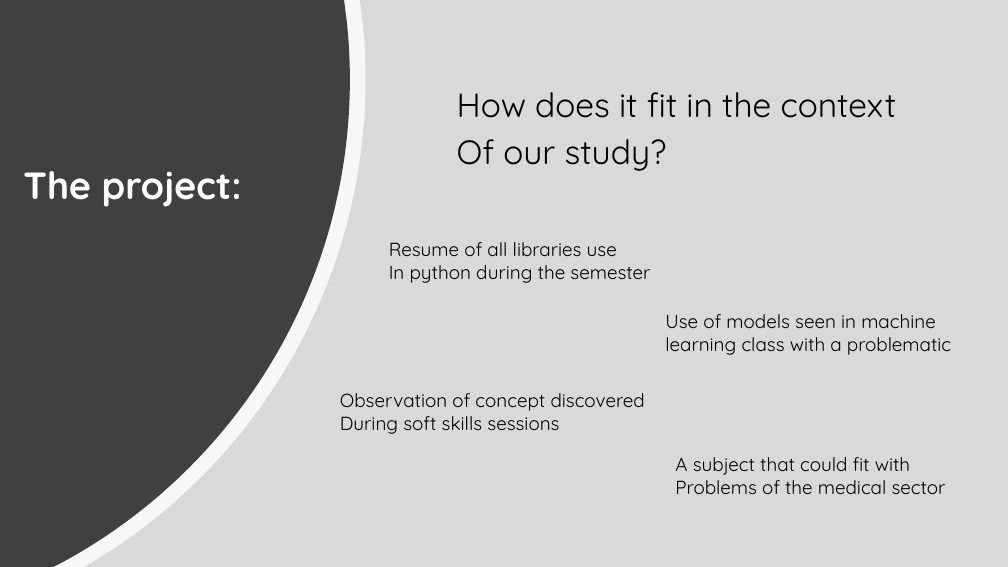
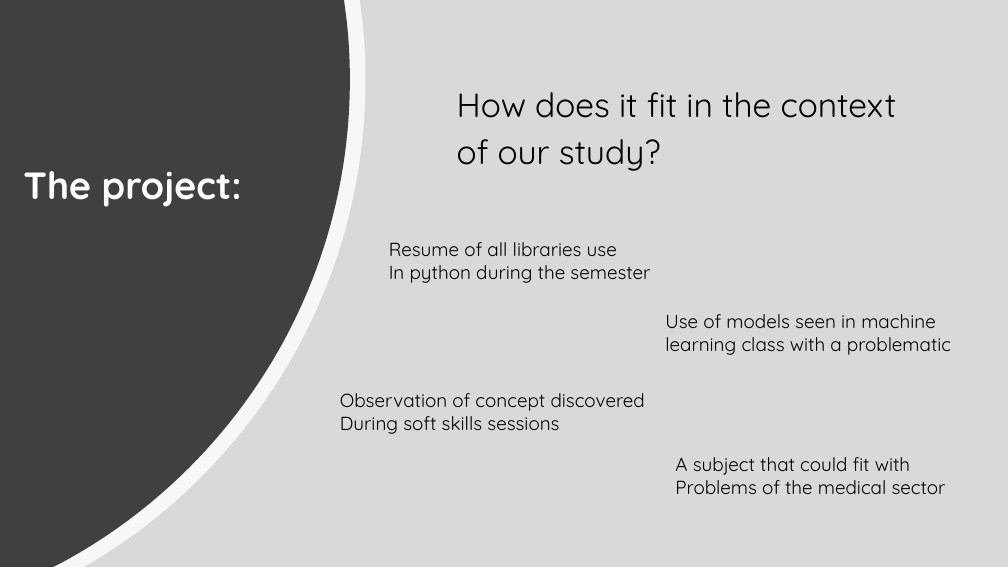
Before and after one commit to Const679/Python-Diabete, a slide deck: slide 12 of Readmission of the Diabetics patients.pptx. Drawn at 1008x567 pixels with LibreOffice and Linux fonts; fonts in the diff are those of the drawing. Boxes give left, top, right and bottom in pixels: in the first picture for what was removed or moved away, otherwise in the second. Text is boxed around its words. In the diff, an @@ line names an element or a change of style, - is before the commit and + after.

```diff
--- a/Readmission of the Diabetics patients.pptx
+++ b/Readmission of the Diabetics patients.pptx
@@ text at (457,139,661,171): text changed @@
-Of our study?
+of our study?
```
Also in this commit, not shown: 3 other slides changed, 1 slide added, 1 slide removed.
